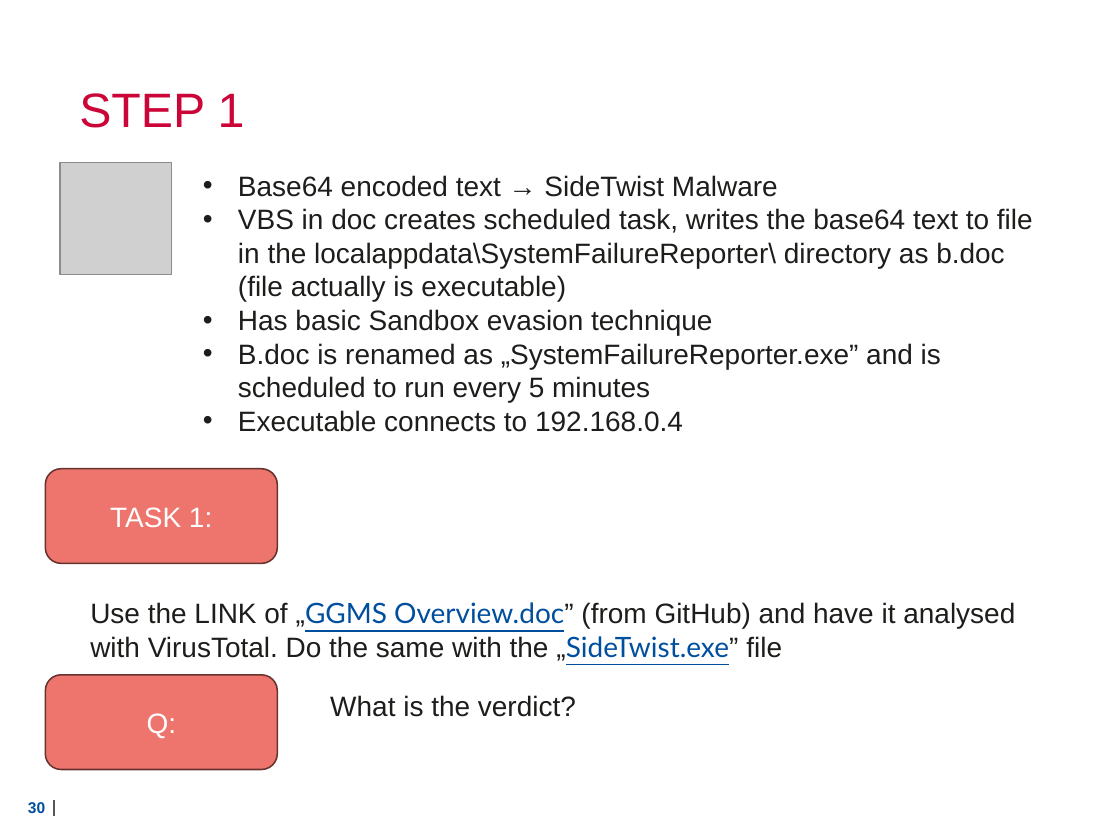
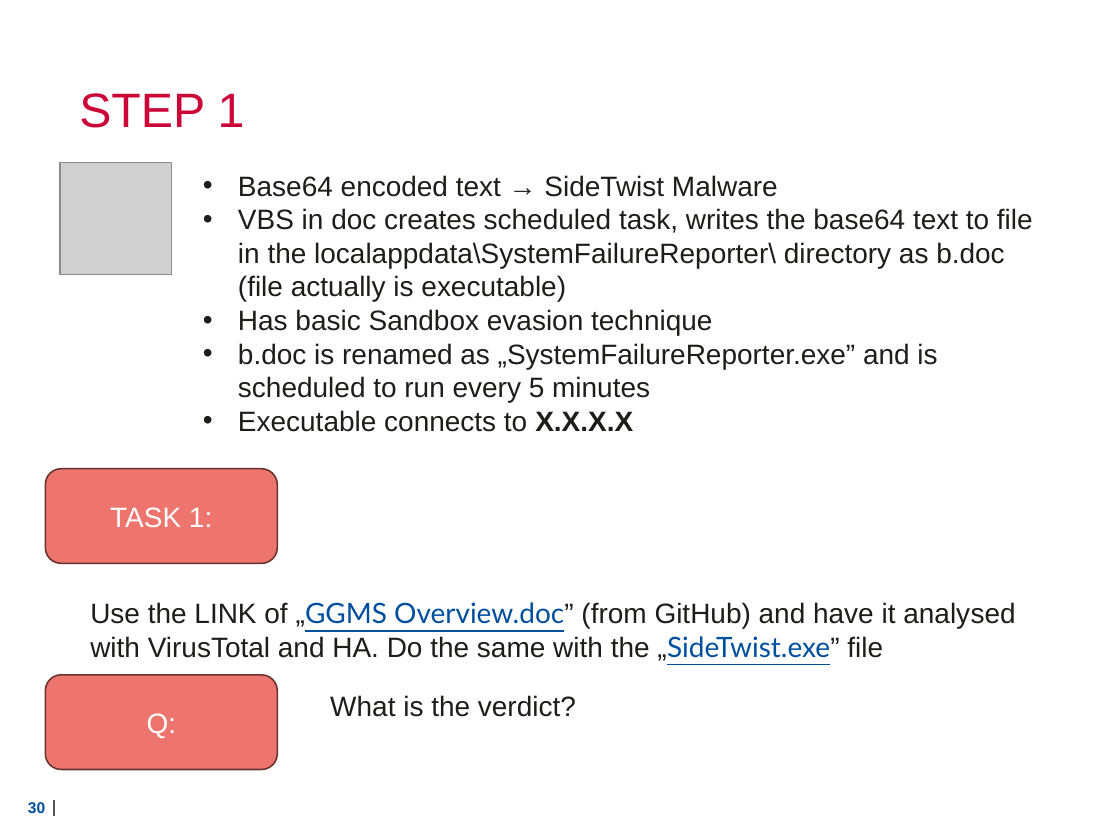
Before and after one commit to Lensver65/ESDC-BP, a slide deck: slide 30 of Cyber exercise.pptx. Drawn at 1120x840 pixels with LibreOffice and Linux fonts; fonts in the diff are those of the drawing; grey boxes stand for pictures; background and template pictures are left out. Boxes give left, top, right and bottom in pixels: in the first picture for what was removed or moved away, otherwise in the second. Text is boxed around its words. In the diff, an @@ line names an element or a change of style, - is before the commit and + after.

```diff
--- a/Cyber exercise.pptx
+++ b/Cyber exercise.pptx
@@ text at bbox=[238, 343, 937, 432]: text changed @@
-• B.doc is renamed as „SystemFailureReporter.exe” and is scheduled to run every 5 minutes
-• Executable connects to 192.168.0.4
+• b.doc is renamed as „SystemFailureReporter.exe” and is scheduled to run every 5 minutes
+• Executable connects to X.X.X.X
@@ text at bbox=[90, 602, 1015, 661]: text changed @@
-Use the LINK of „GGMS Overview.doc” (from GitHub) and have it analysed with VirusTotal. Do the same with the „SideTwist.exe” file
+Use the LINK of „GGMS Overview.doc” (from GitHub) and have it analysed with VirusTotal and HA. Do the same with the „SideTwist.exe” file
```
Also in this commit, not shown: 4 other slides changed, 3 slides added, 1 slide removed, 1 other file.
